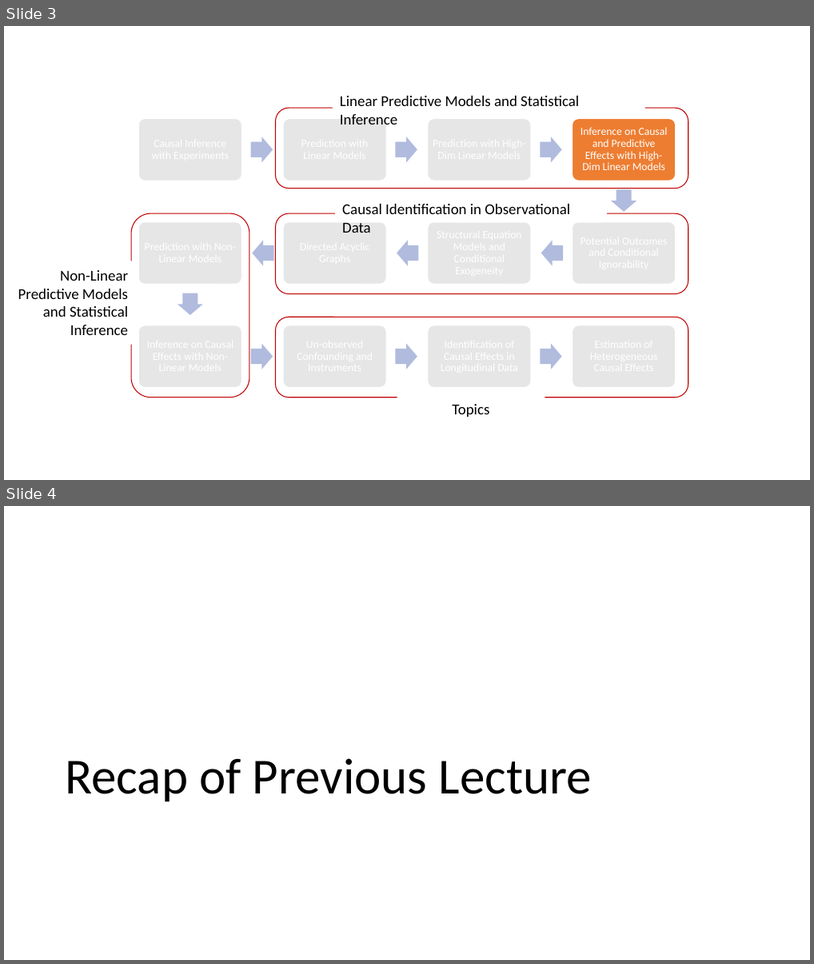
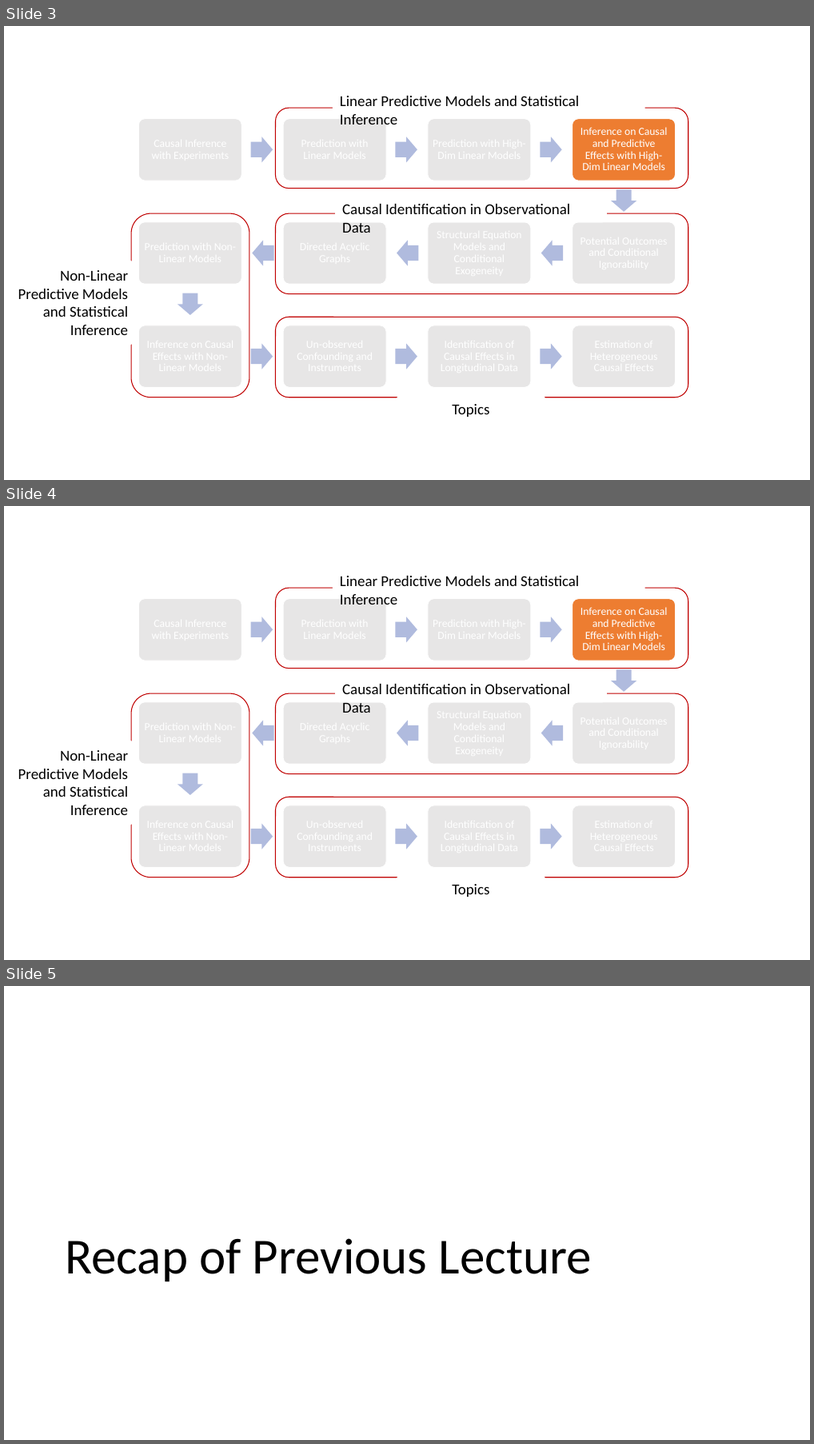
Before and after one commit to stanford-msande228/winter24, a slide deck: assets/presentations/MSANDE228_Lecture5_Inference_in_High_Dimensional_Linear_Models.pptx. Shown one above the other, each under a label of ours: slides 3 and 4 before the commit, slides 3, 4 and 5 after it. The pictures are 814x964 and 814x1444 pixels, drawn with LibreOffice and Linux fonts; fonts in the diff are those of the drawing. Boxes give left, top, right and bottom in pixels: in the first picture for what was removed or moved away, otherwise in the second. Text is boxed around its words. In the diff, an @@ line names an element or a change of style, - is before the commit and + after.

```diff
--- a/assets/presentations/MSANDE228_Lecture5_Inference_in_High_Dimensional_Linear_Models.pptx
+++ b/assets/presentations/MSANDE228_Lecture5_Inference_in_High_Dimensional_Linear_Models.pptx
@@ slide 4 added at [4, 506, 810, 960], background #FFFFFF @@
@@ text added at [340, 576, 579, 604], 18 pt, text #000000 @@
+Linear Predictive Models and Statistical Inference
@@ rounded rectangle added at [276, 588, 689, 668], outline #C00000 1 pt @@
@@ rounded rectangle added at [131, 693, 250, 877], outline #C00000 1 pt @@
@@ rounded rectangle added at [276, 693, 689, 774], outline #C00000 1 pt @@
@@ rounded rectangle added at [335, 676, 607, 703], fill #FFFFFF, 18 pt, text #000000 @@
+Causal Identification in Observational Data
@@ text added at [18, 750, 128, 815], 18 pt, text #000000 @@
+Non-Linear Predictive Models and Statistical Inference
@@ rounded rectangle added at [276, 797, 689, 877], outline #C00000 1 pt @@
@@ group added at [139, 599, 676, 867]: 12 rounded rectangles, 11 right arrows, 1 text @@
+Inference on Causal and Predictive Effects with High-Dim Linear Models
@@ text added at [452, 884, 490, 896], 18 pt, text #000000 @@
+Topics
@@ what was slide 4 is now slide 5 @@
```
Also in this commit, not shown: 1 slide changed, 13 other files.
